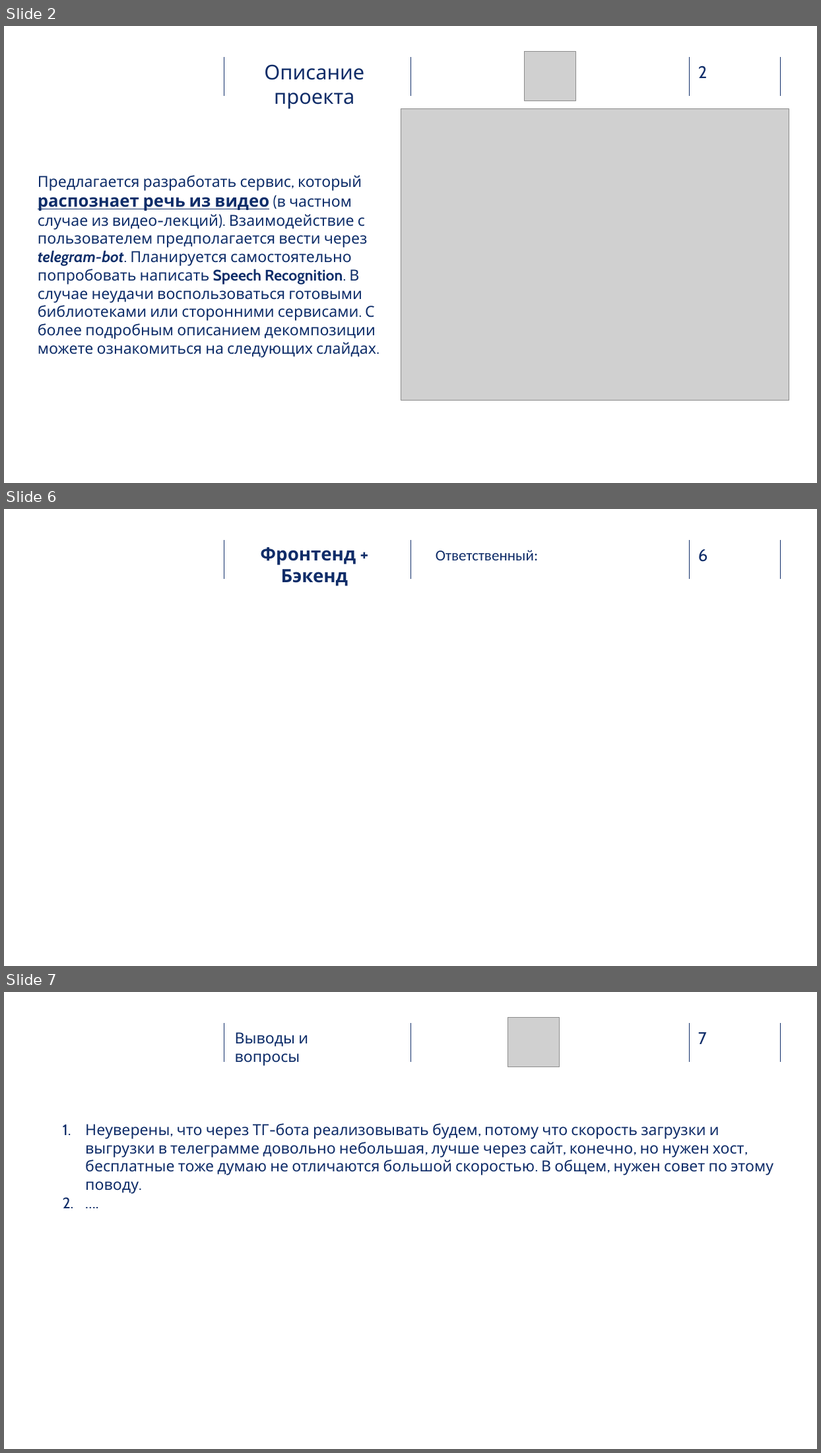
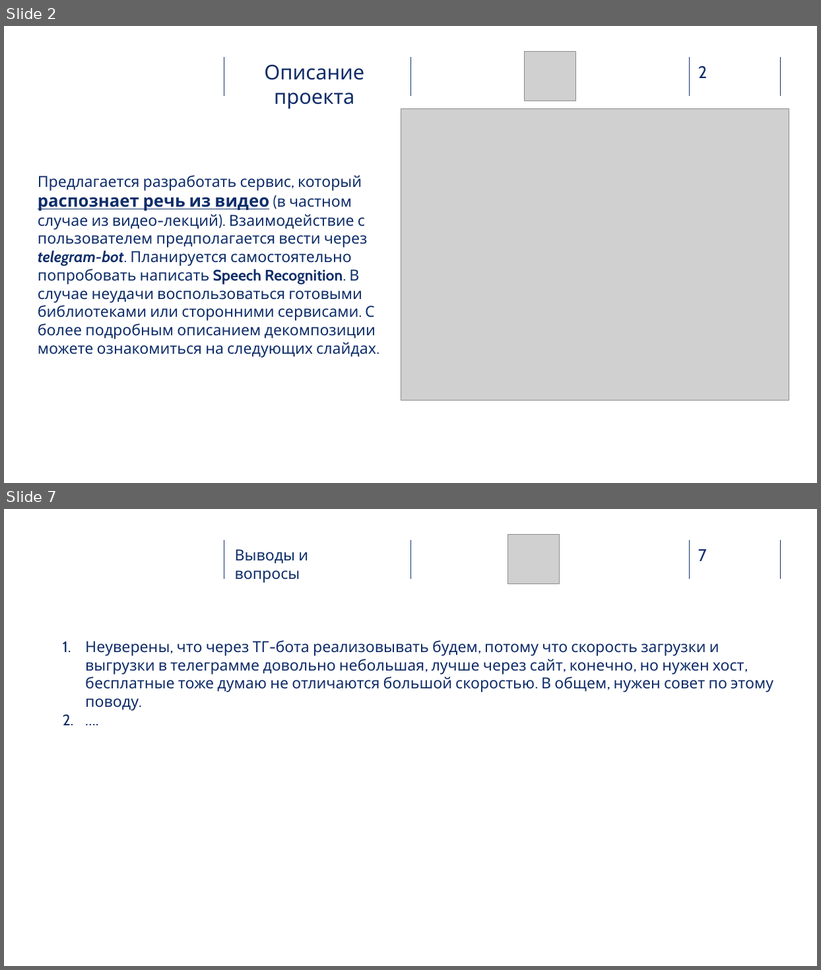
Before and after one commit to uandr/PyProject_get_subtitles, a slide deck: Python_Project_subtitles.pptx. Shown one above the other, each under a label of ours: slides 2, 6 and 7 before the commit, slides 2 and 7 after it; the slides between them are not shown. The pictures are 821x1453 and 821x970 pixels, drawn with LibreOffice and Linux fonts; fonts in the diff are those of the drawing; grey boxes stand for pictures; background and template pictures are left out. Boxes give left, top, right and bottom in pixels: in the first picture for what was removed or moved away, otherwise in the second. Text is boxed around its words. In the diff, an @@ line names an element or a change of style, - is before the commit and + after.

```diff
--- a/Python_Project_subtitles.pptx
+++ b/Python_Project_subtitles.pptx
@@ slide 6 removed at [4, 509, 817, 966], background picture (left out); not listed: 5 template elements that a slide beside it also shows @@
@@ title removed at [260, 547, 356, 586] @@
-Фронтенд + Бэкенд
@@ text removed at [436, 550, 538, 560] @@
-Ответственный:
```
Also in this commit, not shown: 3 slides changed, 1 slide added, 1 other slide removed.
